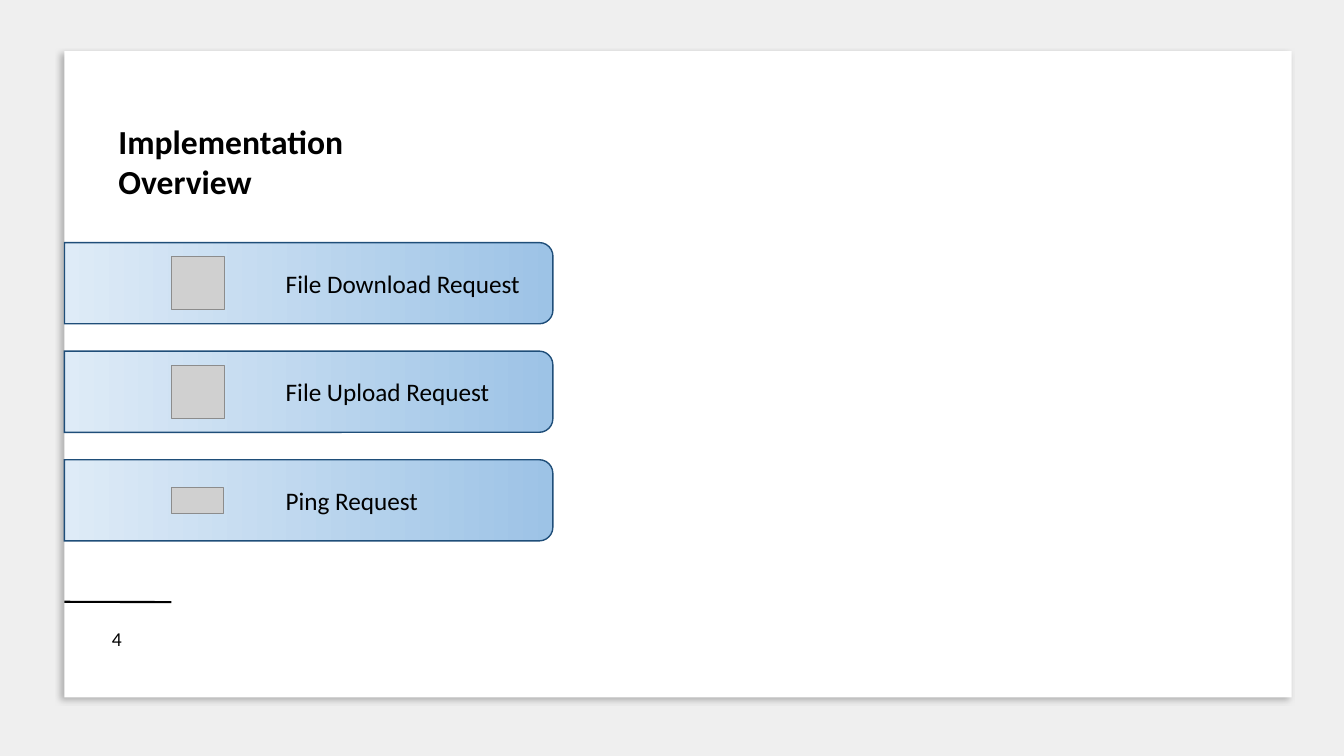
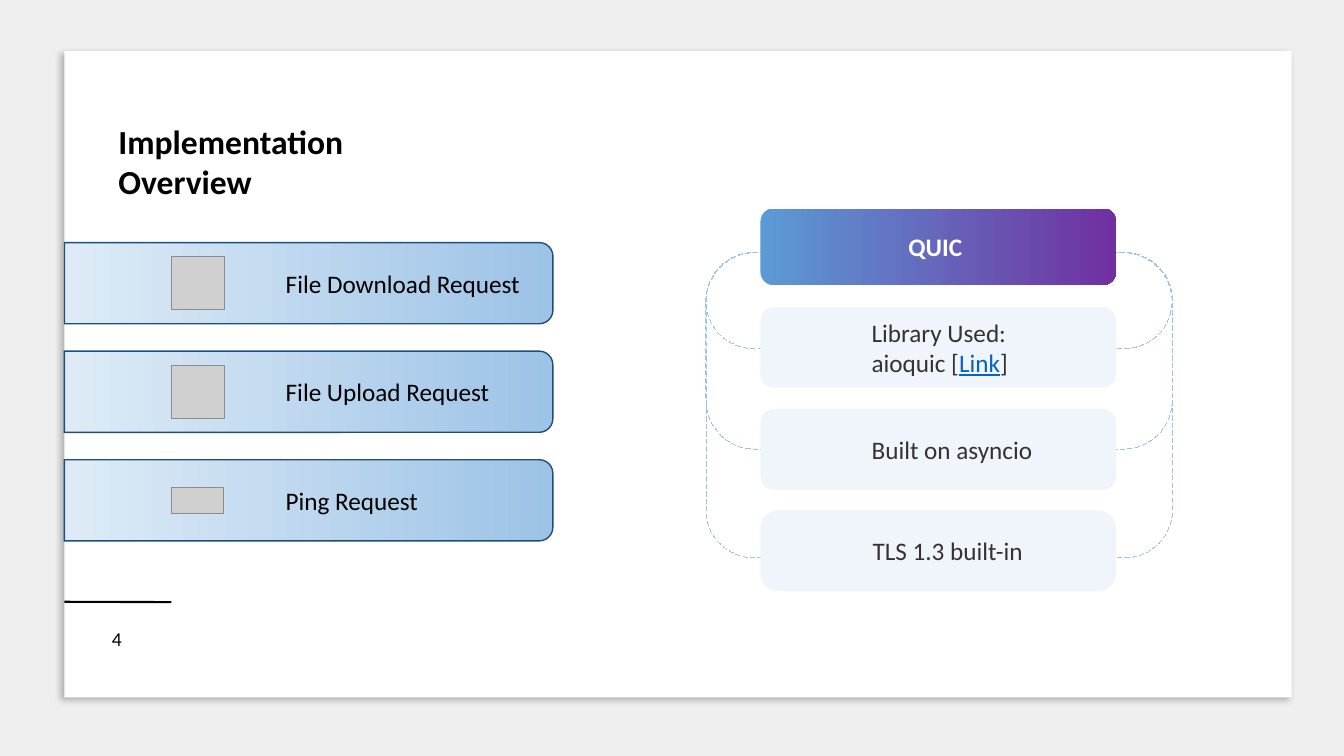
Before and after one commit to RicPu/NetworkSecurityProject, a slide deck: slide 4 of presentation/Presentation.pptx. Drawn at 1344x756 pixels with LibreOffice and Linux fonts; fonts in the diff are those of the drawing; grey boxes stand for pictures. Boxes give left, top, right and bottom in pixels: in the first picture for what was removed or moved away, otherwise in the second. Text is boxed around its words. In the diff, an @@ line names an element or a change of style, - is before the commit and + after.

Commit message:
implementation done?

```diff
--- a/presentation/Presentation.pptx
+++ b/presentation/Presentation.pptx
@@ group added at (706, 209, 1173, 591): 7 rounded rectangles @@
+Library Used:
+aioquic [Link]
+Built on asyncio
+TLS 1.3 built-in
+QUIC
```
